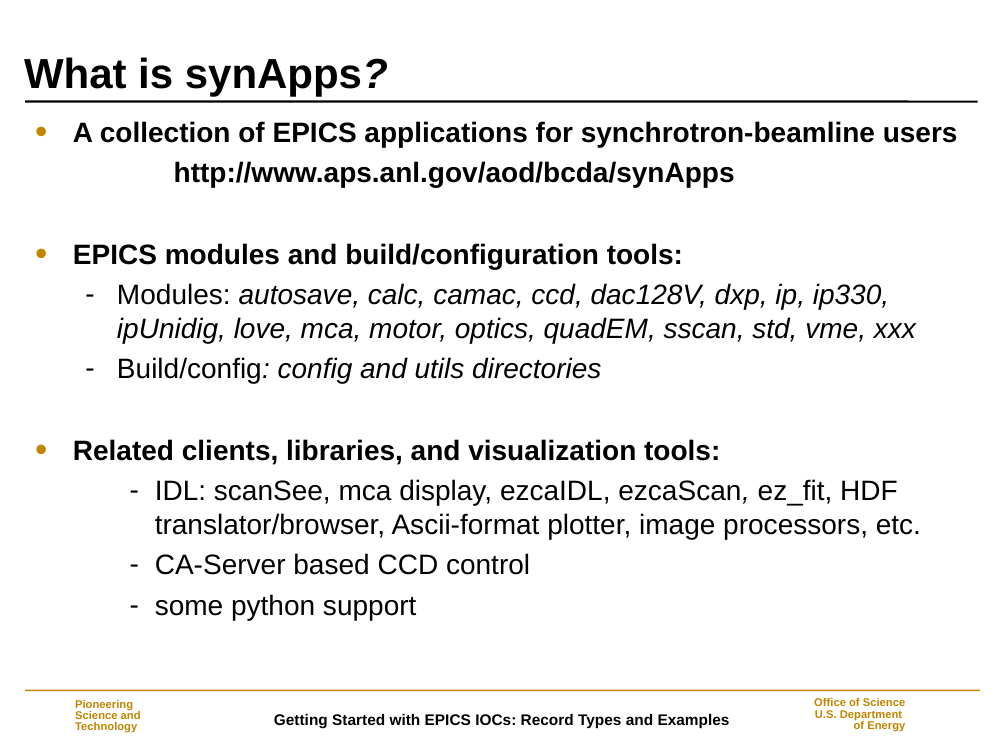
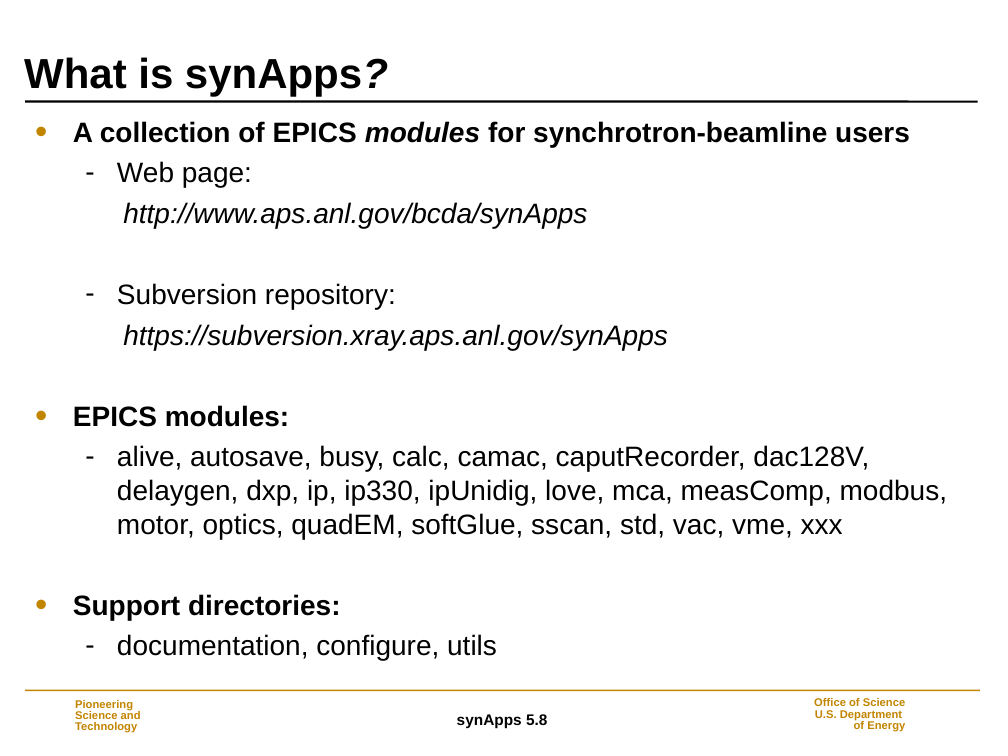
Before and after one commit to EPICS-synApps/documentation, a slide deck: slide 2 of IntroToSynApps.ppt. Drawn at 1008x756 pixels with LibreOffice and Linux fonts; fonts in the diff are those of the drawing; background and template pictures are left out. Boxes give left, top, right and bottom in pixels: in the first picture for what was removed or moved away, otherwise in the second. Text is boxed around its words. In the diff, an @@ line names an element or a change of style, - is before the commit and + after.

Commit message:
synApps_5_8

```diff
--- a/IntroToSynApps.ppt
+++ b/IntroToSynApps.ppt
@@ text at [73,121,947,661]: text changed @@
-• A collection of EPICS applications for synchrotron-beamline users
-http://www.aps.anl.gov/aod/bcda/synApps
-• EPICS modules and build/configuration tools:
-  – Modules: autosave, calc, camac, ccd, dac128V, dxp, ip, ip330, ipUnidig, love, mca, motor, optics, quadEM, sscan, std, vme, xxx
-  – Build/config: config and utils directories
-• Related clients, libraries, and visualization tools:
-    – IDL: scanSee, mca display, ezcaIDL, ezcaScan, ez_fit, HDF translator/browser, Ascii-format plotter, image processors, etc.
-    – CA-Server based CCD control
-    – some python support
+• A collection of EPICS modules for synchrotron-beamline users
+  – Web page:
+    http://www.aps.anl.gov/bcda/synApps
+  – Subversion repository:
+    https://subversion.xray.aps.anl.gov/synApps
+• EPICS modules:
+  – alive, autosave, busy, calc, camac, caputRecorder, dac128V, delaygen, dxp, ip, ip330, ipUnidig, love, mca, measComp, modbus, motor, optics, quadEM, softGlue, sscan, std, vac, vme, xxx
+• Support directories:
+  – documentation, configure, utils
@@ text at [457,714,547,728]: text changed @@
-Getting Started with EPICS IOCs: Record Types and Examples
+synApps 5.8
```
Also in this commit, not shown: 36 other slides changed, 13 slides added, 4 slides removed.
